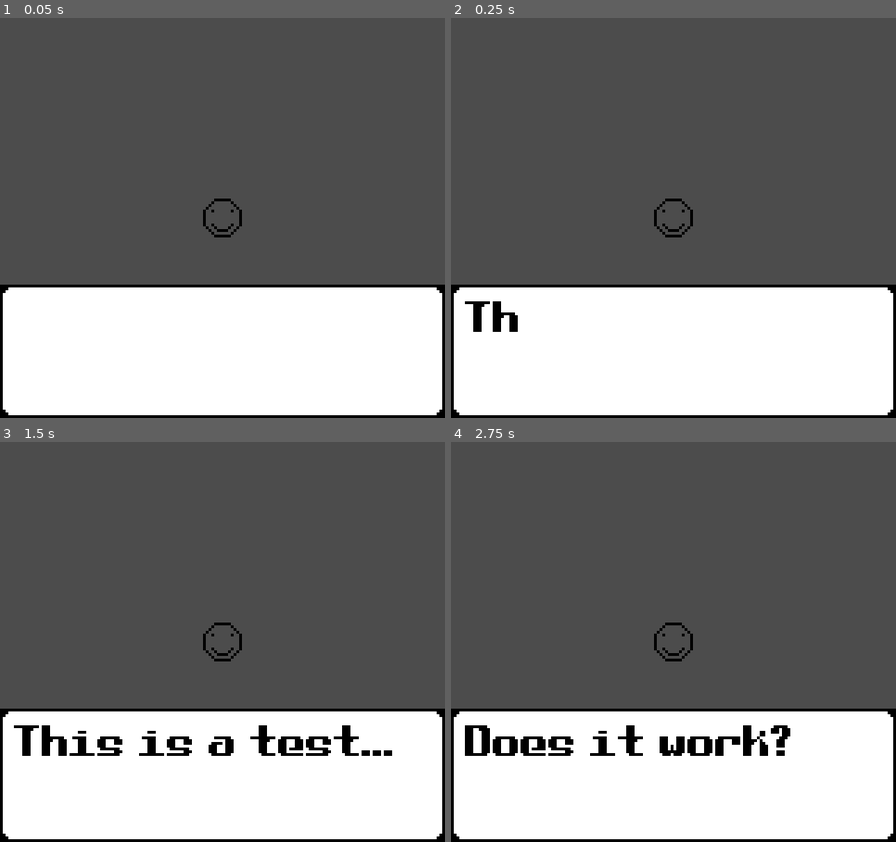
Above: before the commit, frames 1-4 (two rows, left to right).
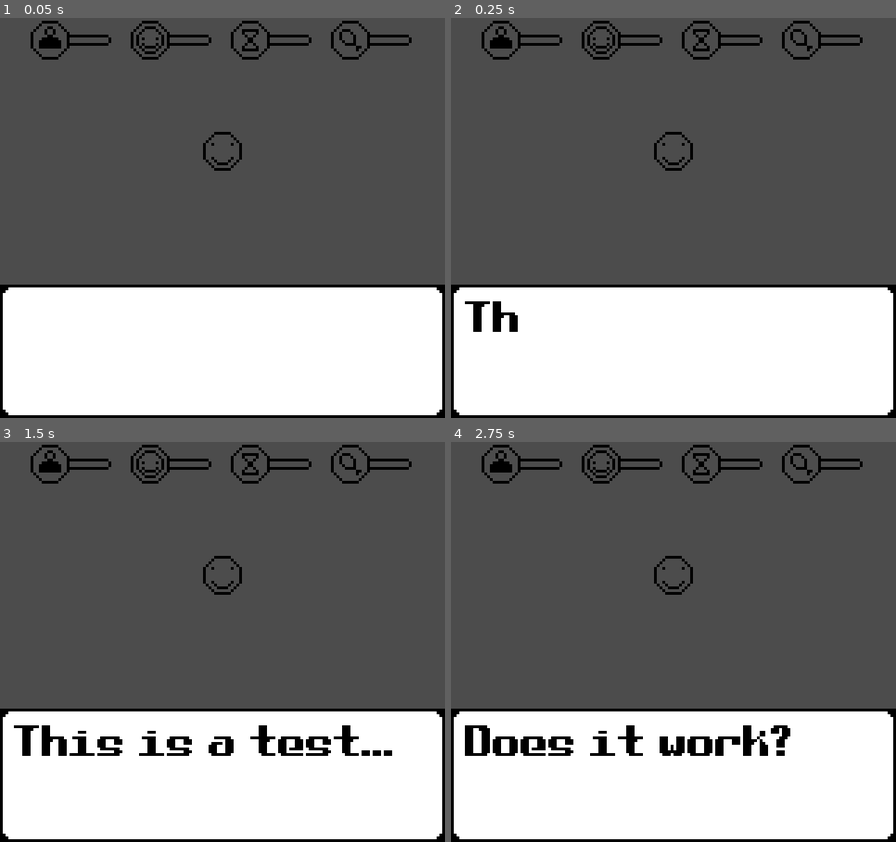
Above: after the commit, the same moments.

Repository: RustyMonky/LudumDare42
Game: Godot game, scene res://scenes/main.tscn
Two runs of this game, one before a commit and one after it. Both use one fixed random seed, a clock stepped at 60 frames per second and the inputs below.
Inputs:
- Up to frame 1 (0.05 s): no input
- Up to frame 2 (0.25 s): no input
- Up to frame 3 (1.5 s): tap Enter (ui_accept) at 0.5, 0.77 s
- Up to frame 4 (2.75 s): tap Enter (ui_accept) at 1.52 s

The runs differ from the first frame. In frame 1, 2.0% of the frame differs, in the area x 6-93%, y 0-55%; in frame 2, 2.0%; in frame 3, 2.0%; in frame 4, 2.0%.

Commit message:
Adds initial status bars to main scene

Diff:
--- a/scenes/main.tscn
+++ b/scenes/main.tscn
@@ -1,9 +1,13 @@
-[gd_scene load_steps=5 format=2]
+[gd_scene load_steps=9 format=2]
 
 [ext_resource path="res://scenes/main.gd" type="Script" id=1]
 [ext_resource path="res://assets/sprites/pets/test.png" type="Texture" id=2]
 [ext_resource path="res://assets/sprites/ui/textbox.png" type="Texture" id=3]
 [ext_resource path="res://assets/fonts/main.tres" type="DynamicFont" id=4]
+[ext_resource path="res://assets/sprites/ui/sizeBar.png" type="Texture" id=5]
+[ext_resource path="res://assets/sprites/ui/happyBar.png" type="Texture" id=6]
+[ext_resource path="res://assets/sprites/ui/ageBar.png" type="Texture" id=7]
+[ext_resource path="res://assets/sprites/ui/hungerBar.png" type="Texture" id=8]
 
 [node name="root" type="Node" index="0"]
 
@@ -11,7 +15,7 @@
 
 [node name="pet" type="Sprite" parent="." index="0"]
 
-position = Vector2( 80, 72 )
+position = Vector2( 80, 48 )
 texture = ExtResource( 2 )
 _sections_unfolded = [ "Transform" ]
 
@@ -25,6 +29,7 @@
 
 [node name="textbox" type="NinePatchRect" parent="ui" index="0"]
 
+editor/display_folded = true
 anchor_left = 0.0
 anchor_top = 1.0
 anchor_right = 1.0
@@ -76,4 +81,146 @@
 one_shot = false
 autostart = true
 
+[node name="statusGrid" type="GridContainer" parent="ui" index="1"]
+
+anchor_left = 0.0
+anchor_top = 0.0
+anchor_right = 1.0
+anchor_bottom = 0.0
+margin_left = 10.0
+margin_right = -20.0
+margin_bottom = 32.0
+rect_min_size = Vector2( 140, 32 )
+rect_pivot_offset = Vector2( 0, 0 )
+rect_clip_content = false
+mouse_filter = 1
+mouse_default_cursor_shape = 0
+size_flags_horizontal = 1
+size_flags_vertical = 1
+columns = 4
+_sections_unfolded = [ "Margin", "Rect" ]
+
+[node name="sizeProgress" type="TextureProgress" parent="ui/statusGrid" index="0"]
+
+anchor_left = 0.0
+anchor_top = 0.0
+anchor_right = 0.0
+anchor_bottom = 0.0
+margin_right = 32.0
+margin_bottom = 16.0
+rect_min_size = Vector2( 32, 16 )
+rect_pivot_offset = Vector2( 0, 0 )
+rect_clip_content = false
+mouse_filter = 1
+mouse_default_cursor_shape = 0
+size_flags_horizontal = 1
+size_flags_vertical = 1
+min_value = 0.0
+max_value = 100.0
+step = 1.0
+page = 0.0
+value = 0.0
+exp_edit = false
+rounded = false
+texture_under = ExtResource( 5 )
+texture_over = null
+texture_progress = null
+radial_fill_degrees = 360.0
+radial_center_offset = Vector2( 0, 0 )
+nine_patch_stretch = false
+_sections_unfolded = [ "Rect", "Textures" ]
+
+[node name="happyProgress" type="TextureProgress" parent="ui/statusGrid" index="1"]
+
+anchor_left = 0.0
+anchor_top = 0.0
+anchor_right = 0.0
+anchor_bottom = 0.0
+margin_left = 36.0
+margin_right = 68.0
+margin_bottom = 16.0
+rect_min_size = Vector2( 32, 16 )
+rect_pivot_offset = Vector2( 0, 0 )
+rect_clip_content = false
+mouse_filter = 1
+mouse_default_cursor_shape = 0
+size_flags_horizontal = 1
+size_flags_vertical = 1
+min_value = 0.0
+max_value = 100.0
+step = 1.0
+page = 0.0
+value = 0.0
+exp_edit = false
+rounded = false
+texture_under = ExtResource( 6 )
+texture_over = null
+texture_progress = null
+radial_fill_degrees = 360.0
+radial_center_offset = Vector2( 0, 0 )
+nine_patch_stretch = false
+_sections_unfolded = [ "Rect", "Textures" ]
+
+[node name="ageProgress" type="TextureProgress" parent="ui/statusGrid" index="2"]
+
+anchor_left = 0.0
+anchor_top = 0.0
+anchor_right = 0.0
+anchor_bottom = 0.0
+margin_left = 72.0
+margin_right = 104.0
+margin_bottom = 16.0
+rect_min_size = Vector2( 32, 16 )
+rect_pivot_offset = Vector2( 0, 0 )
+rect_clip_content = false
+mouse_filter = 1
+mouse_default_cursor_shape = 0
+size_flags_horizontal = 1
+size_flags_vertical = 1
+min_value = 0.0
+max_value = 100.0
+step = 1.0
+page = 0.0
+value = 0.0
+exp_edit = false
+rounded = false
+texture_under = ExtResource( 7 )
+texture_over = null
+texture_progress = null
+radial_fill_degrees = 360.0
+radial_center_offset = Vector2( 0, 0 )
+nine_patch_stretch = false
+_sections_unfolded = [ "Rect", "Textures" ]
+
+[node name="hungerProgress" type="TextureProgress" parent="ui/statusGrid" index="3"]
+
+anchor_left = 0.0
+anchor_top = 0.0
+anchor_right = 0.0
+anchor_bottom = 0.0
+margin_left = 108.0
+margin_right = 140.0
+margin_bottom = 16.0
+rect_min_size = Vector2( 32, 16 )
+rect_pivot_offset = Vector2( 0, 0 )
+rect_clip_content = false
+mouse_filter = 1
+mouse_default_cursor_shape = 0
+size_flags_horizontal = 1
+size_flags_vertical = 1
+min_value = 0.0
+max_value = 100.0
+step = 1.0
+page = 0.0
+value = 0.0
+exp_edit = false
+rounded = false
+texture_under = ExtResource( 8 )
+texture_over = null
+texture_progress = null
+radial_fill_degrees = 360.0
+radial_center_offset = Vector2( 0, 0 )
+nine_patch_stretch = false
+_sections_unfolded = [ "Rect", "Textures" ]
+
 [connection signal="timeout" from="ui/textbox/textTimer" to="." method="_on_textTimer_timeout"]
Binary file added: assets/sprites/ui/ageBar.png
Not shown, added: assets/sprites/ui/ageBar.png.import
Binary file added: assets/sprites/ui/happyBar.png
Not shown, added: assets/sprites/ui/happyBar.png.import
Binary file added: assets/sprites/ui/hungerBar.png
Not shown, added: assets/sprites/ui/hungerBar.png.import
Binary file added: assets/sprites/ui/sizeBar.png
Not shown, added: assets/sprites/ui/sizeBar.png.import
